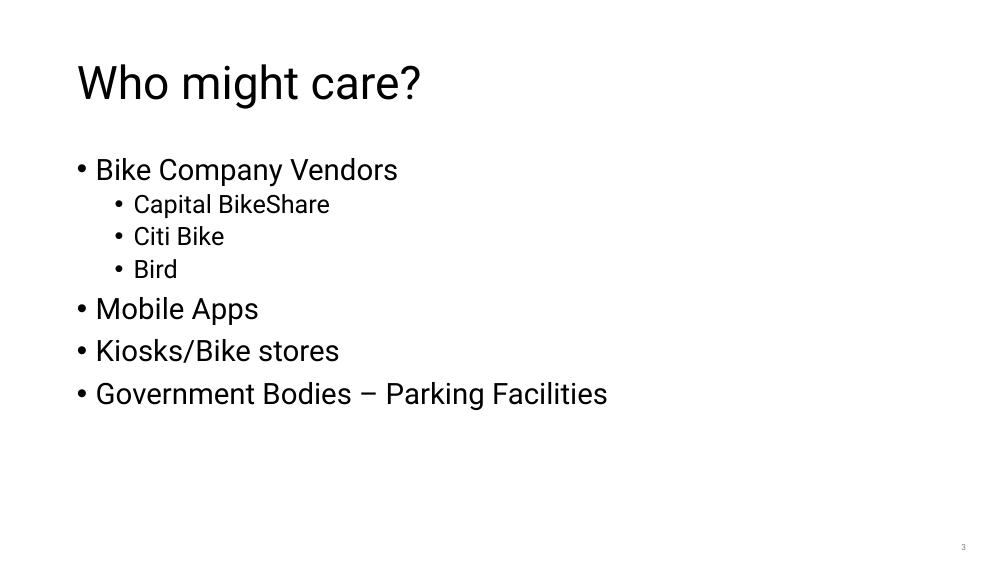
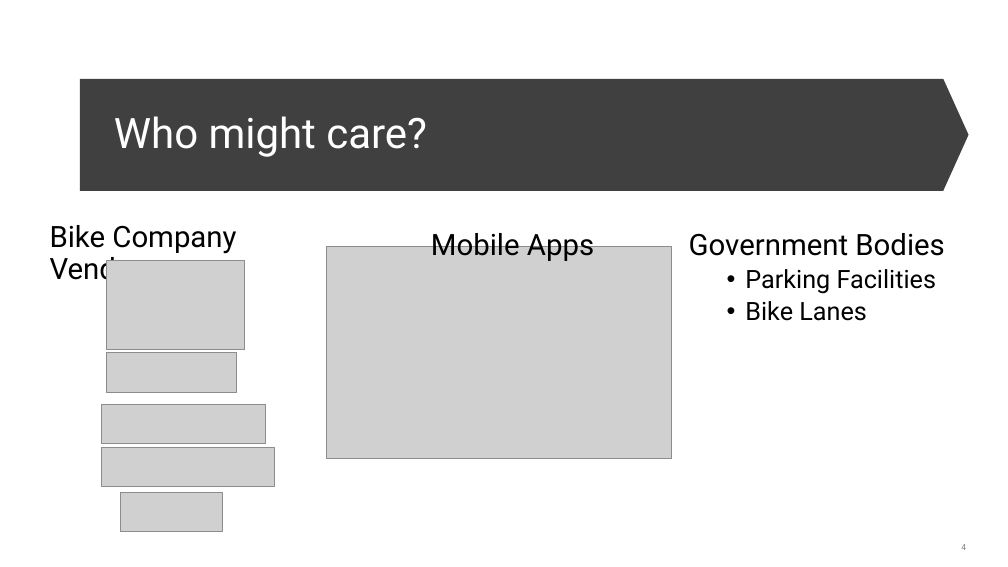
Before and after one commit to shashankvmaiya/Bike-Sharing-Demand-Prediction, a slide deck: slide 4 of Reports/Final_Presentation.pptx (slide 3 before the commit). Drawn at 1008x567 pixels with LibreOffice and Linux fonts; fonts in the diff are those of the drawing; grey boxes stand for pictures. Boxes give left, top, right and bottom in pixels: in the first picture for what was removed or moved away, otherwise in the second. Text is boxed around its words. In the diff, an @@ line names an element or a change of style, - is before the commit and + after.

```diff
--- a/Reports/Final_Presentation.pptx
+++ b/Reports/Final_Presentation.pptx
@@ down arrow added at (79,79,969,191), fill #404040 @@
@@ title "Who might care?": place and size @@
-title "Who might care?" at (77,64,422,109)
+title "Who might care?" at (114,116,427,157)
@@ title "Who might care?" at (114,116,427,157): size 44 to 40 pt, text colour #000000 to #FFFFFF @@
@@ text removed at (96,158,608,410) @@
-• Bike Company Vendors
-  • Capital BikeShare
-  • Citi Bike
-  • Bird
-• Mobile Apps
-• Kiosks/Bike stores
-• Government Bodies – Parking Facilities
@@ text added at (431,227,594,261), 28 pt, text #000000 @@
+Mobile Apps
@@ text added at (689,233,944,321), 24 pt, text #000000 @@
+Government Bodies
+  • Parking Facilities
+  • Bike Lanes
@@ group added at (50,225,274,532): 5 pictures, 1 text @@
+Bike Company Vendors
@@ picture added at (327,247,671,459) @@
@@ page number at (961,544,966,550): text changed @@
-3
+4
```
Also in this commit, not shown: 19 other slides changed, 11 slides added, 6 slides removed, 21 other files.
